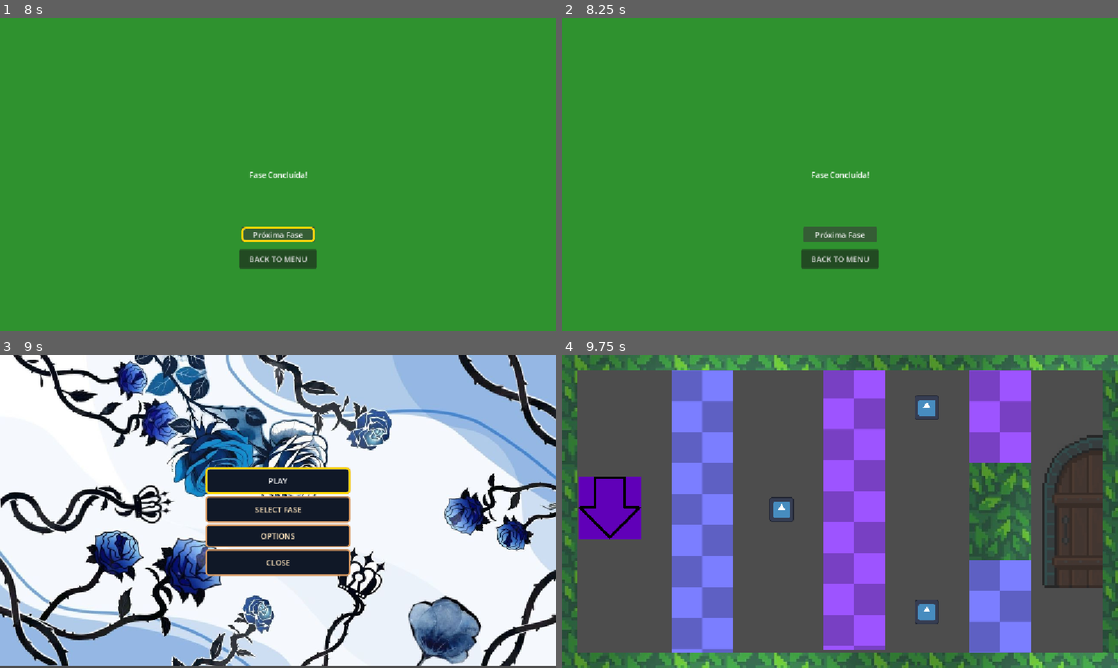
Above: before the commit, frames 1-4 (two rows, left to right).
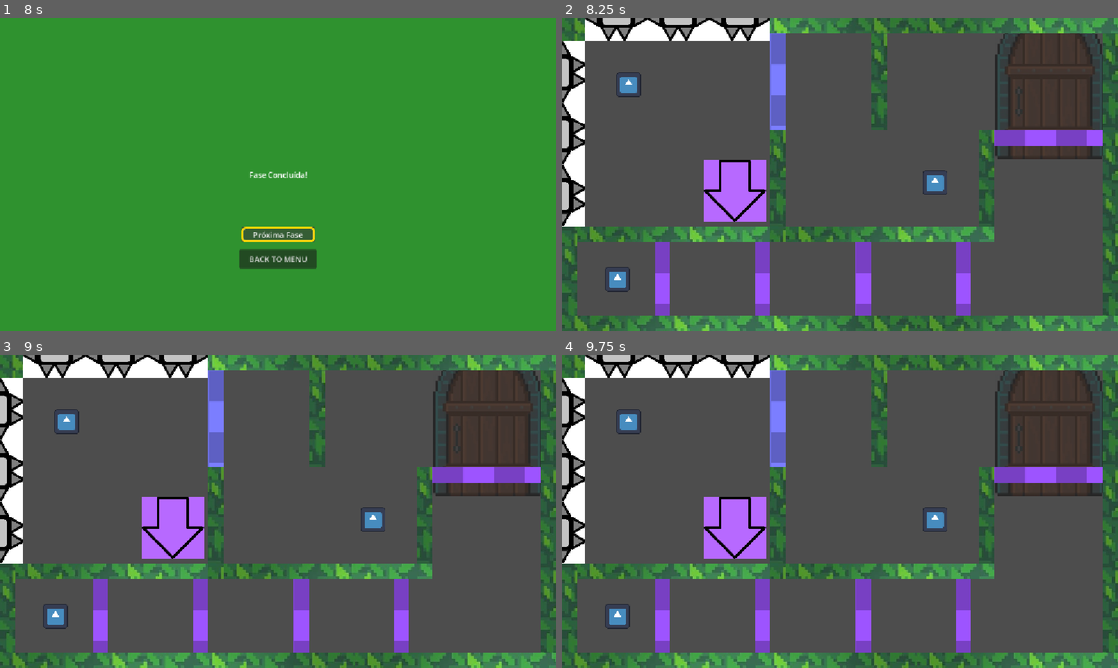
Above: after the commit, the same moments.

Repository: Equipe-Plasma/Switch-Shadow
Game: Godot game, scene res://menu/menu_principal/menu_principal.tscn
Same seed, same stepped clock (60 frames per second), same inputs: the game is played once before the commit and once after it. The engine's default icon, where the game draws it, is replaced by a stand-in: a white triangle on a blue panel in a dark square.
Inputs (mouse positions are in pixels of both pictures, inside the frame that each line leads up to):
- Up to frame 1 (8 s): click "PLAY" at 0.5 s; tap Enter (proxima_fase) at 1.25, 2.3, 3.8, 5.1, 7.25, 7.35 s; hold D (mover_direita) 1.28-2.03 s; hold Enter (proxima_fase) 1.28-2.03 s; tap Space (trocar_sombra) at 1.55, 2.1, 3.05, 3.6 s; hold S (mover_baixo) 2.03-2.78 s; hold D (mover_direita) 2.78-3.53 s; hold Enter (proxima_fase) 2.78-3.53 s; hold W (mover_cima) 3.53-4.28 s; hold Space (trocar_sombra) 4.28-5.03 s; hold A (mover_esquerda) 4.28-5.78 s; tap Keypad Enter at 4.35 s; hold S (mover_baixo) 5.78-6.5 s; hold Space (trocar_sombra) 5.78-6.5 s; click "Tentar Novamente" at 6.5 s; hold D (mover_direita) from 7.28 s (still down)
- Up to frame 2 (8.25 s): release D (mover_direita) at 8 s; click "Próxima Fase" at 8 s
- Up to frame 3 (9 s): click (278, 596) at 8.75 s, where only the run before the commit has a clickable "BACK TO MENU"
- Up to frame 4 (9.75 s): click (840, 480) at 9.5 s, where only the run before the commit has a clickable "PLAY"

Frame 1 is identical in both runs. In frame 2, 98% of the frame differs, in the area x 0-100%, y 0-100%; in frame 3, 98%; in frame 4, 51%.

Commit message:
Fase 7

Diff:
--- /dev/null
+++ b/fase/fase 7/fase_7.gd
@@ -0,0 +1,94 @@
+extends Node2D
+
+@onready var player: CharacterBody2D = $Player
+@onready var sombra: CharacterBody2D = $Sombra_reversa
+@onready var portal = $PortalSaida
+
+var total_itens: int = 0
+var fase_concluida: bool = false
+
+func _ready() -> void:
+	Global.registrar_fase(scene_file_path)
+	# Salva o caminho desta fase no nosso script global
+	Global.ultima_fase = scene_file_path
+	portal.portal_utilizado.connect(avancar_para_proxima_fase)
+
+	# Conta quantos itens existem na fase ao iniciar com base no grupo "itens"
+	total_itens = get_tree().get_nodes_in_group("itens").size()
+	print("Itens totais nesta fase: ", total_itens)
+
+func _process(_delta: float) -> void:
+	verificar_progresso()
+
+func _unhandled_input(event: InputEvent) -> void:
+	# Quando o jogador apertar o botão de troca (ESPAÇO)
+	if event.is_action_pressed("trocar_sombra"):
+		trocar_posicoes()
+
+	# Atalho para avançar de fase ao apertar Enter (ui_accept) ou a ação configurada
+	if event.is_action_pressed("proxima_fase"):
+		avancar_para_proxima_fase()
+	# TEm q apagar isso dps ^
+
+func trocar_posicoes() -> void:
+	if player == null or sombra == null:
+		return
+
+	if not pode_trocar_posicoes():
+		print("Ação bloqueada: Personagem na parede!! ")
+		return
+
+	# Se estiver tudo certo, executa a troca
+	realizar_troca()
+
+func pode_trocar_posicoes() -> bool:
+	# 1. Simula a posição de destino do Player
+	var trans_player_destino = player.global_transform
+	trans_player_destino.origin = sombra.global_position
+
+	# 2. Simula a posição de destino da Sombra
+	var trans_sombra_destino = sombra.global_transform
+	trans_sombra_destino.origin = player.global_position
+
+	# 3. Verifica se algum deles esta na sua parede
+	var player_bate = player.test_move(trans_player_destino, Vector2.ZERO)
+	var sombra_bate = sombra.test_move(trans_sombra_destino, Vector2.ZERO)
+
+	# Retorna verdadeiro apenas se ambos estiverem livres para a troca
+	return not (player_bate or sombra_bate)
+
+func realizar_troca() -> void:
+	# Guardamos temporariamente a posição exata do player
+	var pos_temp_player = player.global_position
+
+	# O Player vai para a posição da Sombra
+	player.global_position = sombra.global_position
+
+	# A Sombra vai para onde o Player estava
+	sombra.global_position = pos_temp_player
+
+	# 2. NOVO: Pede para todas as paredes do grupo "paredes_alternadas" mudarem de estado!
+	get_tree().call_group("paredes_alternadas", "alternar_estado")
+
+
+func verificar_progresso() -> void:
+	# Verifica quantos itens ainda existem na fase
+	var itens_restantes = get_tree().get_nodes_in_group("itens").size()
+
+	# Quando todos os itens forem coletados
+	if total_itens > 0 and itens_restantes == 0:
+		portal.ativar()
+		print("Todos os itens coletados! Portal ativado!")
+
+func avancar_para_proxima_fase() -> void:
+	if fase_concluida:
+		return
+
+	fase_concluida = true
+
+	print("Player entrou no portal! Fase concluída!")
+
+	get_tree().call_deferred(
+		"change_scene_to_file",
+        "res://menu/telas/tela_vitoria/tela_vitoria.tscn"
+	)
--- /dev/null
+++ b/fase/fase 7/fase_7.tscn
@@ -0,0 +1,125 @@
+[gd_scene format=3 uid="uid://cjaipngqkbh75"]
+
+[ext_resource type="Script" uid="uid://dy77pa4hfph3d" path="res://fase/fase 7/fase_7.gd" id="1_fj8f5"]
+[ext_resource type="PackedScene" uid="uid://ct6jg287mf5y7" path="res://editor/player/player.tscn" id="2_d5gv1"]
+[ext_resource type="Texture2D" uid="uid://rn6frb51q6g1" path="res://assets/player/parabaixo.png" id="3_thqe0"]
+[ext_resource type="Texture2D" uid="uid://p85hfea614fx" path="res://assets/player/paracima.png" id="4_85moy"]
+[ext_resource type="PackedScene" uid="uid://bg3d3dk0l61jv" path="res://editor/item/item.tscn" id="6_1n14e"]
+[ext_resource type="PackedScene" uid="uid://dq80e6b58tnmu" path="res://menu/menu_pausa/menu_pausa.tscn" id="7_mb6o6"]
+[ext_resource type="PackedScene" uid="uid://cdy22u33xic2q" path="res://editor/portal_saida/portal_saida.tscn" id="8_2ew01"]
+[ext_resource type="PackedScene" uid="uid://g6bshavfposa" path="res://editor/paredes/parede_geral/parede_geral.tscn" id="9_mglbt"]
+[ext_resource type="PackedScene" uid="uid://ca0sreux3v314" path="res://editor/sombras/sombra_reversa/sombra_reversa.tscn" id="10_vgkgr"]
+[ext_resource type="PackedScene" uid="uid://02o86sq42eyk" path="res://editor/paredes/parede_alternada/parede_alternada.tscn" id="10_xitbr"]
+[ext_resource type="PackedScene" uid="uid://cl7s6ng8cubbt" path="res://editor/espinho/espinho.tscn" id="11_ijp16"]
+[ext_resource type="PackedScene" uid="uid://cv1kaaq84myxc" path="res://editor/paredes/parede_bloqueia_sombra/parede_bloqueia_sombra.tscn" id="12_0pwnx"]
+
+[node name="Fase1" type="Node2D" unique_id=1904190499]
+script = ExtResource("1_fj8f5")
+
+[node name="Player" parent="." unique_id=2008145688 instance=ExtResource("2_d5gv1")]
+position = Vector2(358, 358)
+textura_frente = ExtResource("3_thqe0")
+textura_costas = ExtResource("4_85moy")
+
+[node name="Item" parent="." unique_id=1168481889 instance=ExtResource("6_1n14e")]
+position = Vector2(115, 541)
+
+[node name="Item2" parent="." unique_id=1003667387 instance=ExtResource("6_1n14e")]
+position = Vector2(138, 138)
+
+[node name="Item3" parent="." unique_id=720673298 instance=ExtResource("6_1n14e")]
+position = Vector2(773, 341)
+
+[node name="MenuPausa" parent="." unique_id=1672884906 instance=ExtResource("7_mb6o6")]
+
+[node name="PortalSaida" parent="." unique_id=1057710737 instance=ExtResource("8_2ew01")]
+position = Vector2(1011, 134)
+
+[node name="ParedeSuperior" parent="." unique_id=925734375 instance=ExtResource("9_mglbt")]
+position = Vector2(576, 16)
+collision_mask = 257
+tamanho = Vector2(1152, 32)
+
+[node name="ParedeInferior" parent="." unique_id=798641860 instance=ExtResource("9_mglbt")]
+position = Vector2(576, 632)
+collision_mask = 257
+tamanho = Vector2(1152, 32)
+
+[node name="ParedeEsquerda" parent="." unique_id=2053857815 instance=ExtResource("9_mglbt")]
+position = Vector2(16, 324)
+collision_mask = 257
+tamanho = Vector2(32, 584)
+
+[node name="ParedeDireita" parent="." unique_id=908784397 instance=ExtResource("9_mglbt")]
+position = Vector2(1136, 324)
+collision_mask = 257
+tamanho = Vector2(32, 584)
+
+[node name="Sombra_reversa" parent="." unique_id=1092208446 instance=ExtResource("10_vgkgr")]
+position = Vector2(358, 358)
+
+[node name="Espinho" parent="." unique_id=1268178226 instance=ExtResource("11_ijp16")]
+position = Vector2(-16, 240)
+
+[node name="Espinho2" parent="." unique_id=196923540 instance=ExtResource("11_ijp16")]
+position = Vector2(112, -16)
+
+[node name="ParedeAlternada3" parent="." unique_id=241979264 instance=ExtResource("10_xitbr")]
+position = Vector2(448, 132)
+tamanho = Vector2(32, 200)
+
+[node name="Parede" parent="." unique_id=16774898 instance=ExtResource("9_mglbt")]
+position = Vector2(232, 448)
+tamanho = Vector2(400, 32)
+
+[node name="Parede2" parent="." unique_id=2145106210 instance=ExtResource("9_mglbt")]
+position = Vector2(448, 348)
+tamanho = Vector2(32, 232)
+
+[node name="Parede3" parent="." unique_id=2077240476 instance=ExtResource("9_mglbt")]
+position = Vector2(657, 132)
+tamanho = Vector2(32, 200)
+
+[node name="Espinho3" parent="." unique_id=69802471 instance=ExtResource("11_ijp16")]
+position = Vector2(-16, 112)
+
+[node name="Espinho4" parent="." unique_id=502950295 instance=ExtResource("11_ijp16")]
+position = Vector2(-16, 368)
+
+[node name="Parede4" parent="." unique_id=792329714 instance=ExtResource("9_mglbt")]
+position = Vector2(40, 40)
+tamanho = Vector2(16, 16)
+
+[node name="Espinho5" parent="." unique_id=1981612925 instance=ExtResource("11_ijp16")]
+position = Vector2(240, -16)
+
+[node name="Espinho6" parent="." unique_id=521560590 instance=ExtResource("11_ijp16")]
+position = Vector2(368, -16)
+
+[node name="Parede5" parent="." unique_id=2144013641 instance=ExtResource("9_mglbt")]
+position = Vector2(680, 448)
+tamanho = Vector2(432, 32)
+
+[node name="Parede6" parent="." unique_id=2080912397 instance=ExtResource("9_mglbt")]
+position = Vector2(880, 332)
+tamanho = Vector2(32, 200)
+
+[node name="ParedeBloqueiaSombra" parent="." unique_id=87217196 instance=ExtResource("12_0pwnx")]
+position = Vector2(1008, 248)
+tamanho = Vector2(224, 32)
+
+[node name="ParedeBloqueiaSombra2" parent="." unique_id=942673260 instance=ExtResource("12_0pwnx")]
+position = Vector2(208, 540)
+tamanho = Vector2(32, 152)
+
+[node name="ParedeBloqueiaSombra3" parent="." unique_id=478598455 instance=ExtResource("12_0pwnx")]
+position = Vector2(416, 540)
+tamanho = Vector2(32, 152)
+
+[node name="ParedeBloqueiaSombra4" parent="." unique_id=634432890 instance=ExtResource("12_0pwnx")]
+position = Vector2(624, 540)
+tamanho = Vector2(32, 152)
+
+[node name="ParedeBloqueiaSombra5" parent="." unique_id=1457875701 instance=ExtResource("12_0pwnx")]
+position = Vector2(832, 540)
+tamanho = Vector2(32, 152)
--- a/global.gd
+++ b/global.gd
@@ -9,7 +9,8 @@
 	"res://fase/fase 3/fase_3.tscn",
 	"res://fase/fase 4/fase_4.tscn",
 	"res://fase/fase 5/fase_5.tscn",
-	"res://fase/fase 6/fase_6.tscn"
+	"res://fase/fase 6/fase_6.tscn",
+	"res://fase/fase 7/fase_7.tscn"
 ]
 
 var fase_atual: int = 0
--- a/menu/selecao_fases/selecao_fases.gd
+++ b/menu/selecao_fases/selecao_fases.gd
@@ -4,7 +4,7 @@
 const MENU_PRINCIPAL = "res://menu/menu_principal/menu_principal.tscn"
 
 const TOTAL_FASES = 10
-const FASES_PRONTAS = 6
+const FASES_PRONTAS = 7
 const COLUNAS = 5
 
 @onready var grid_fases: GridContainer = $CenterContainer/VBoxContainer/GridFases
Not shown, added: fase/fase 7/fase_7.gd.uid
